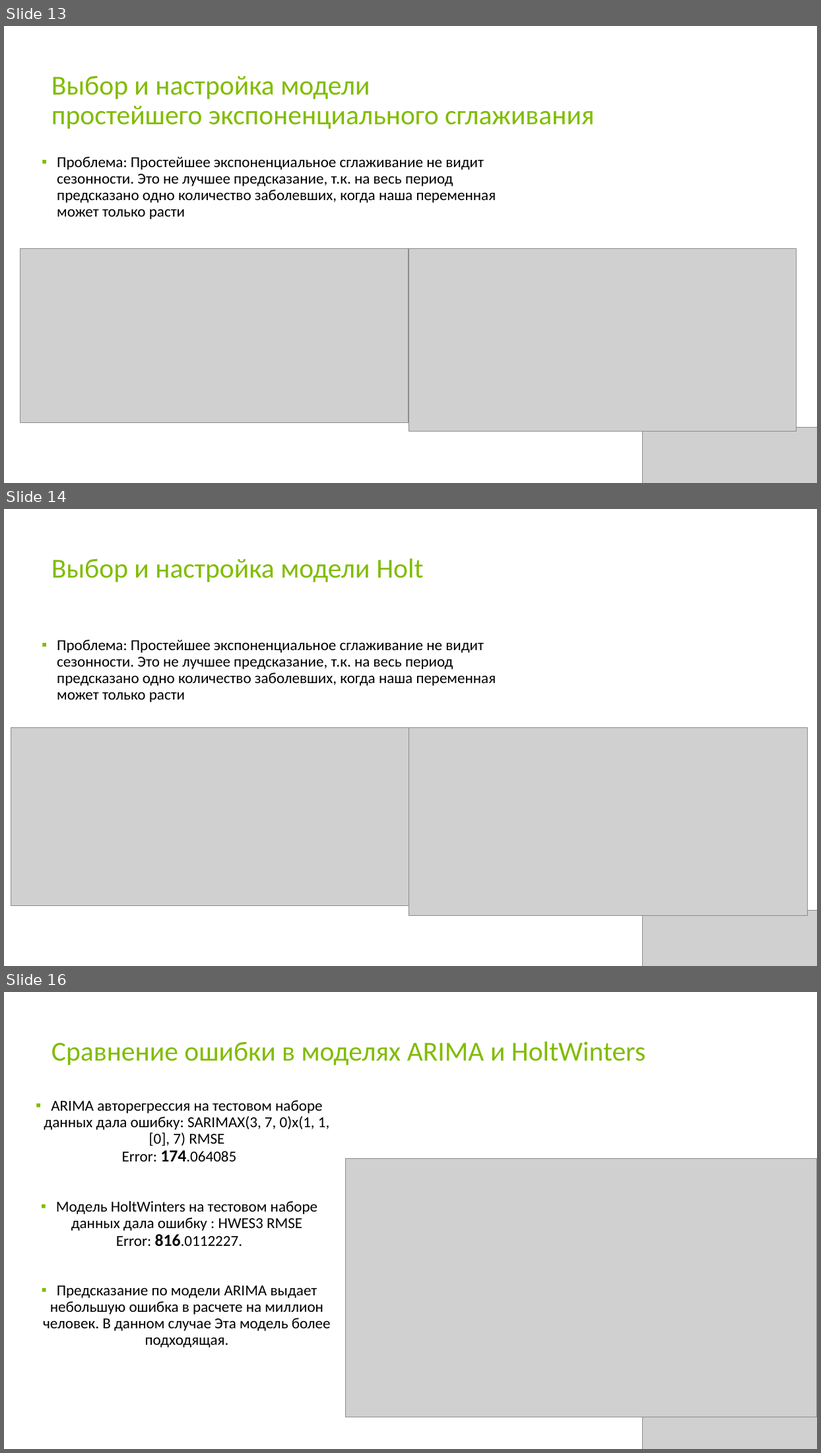
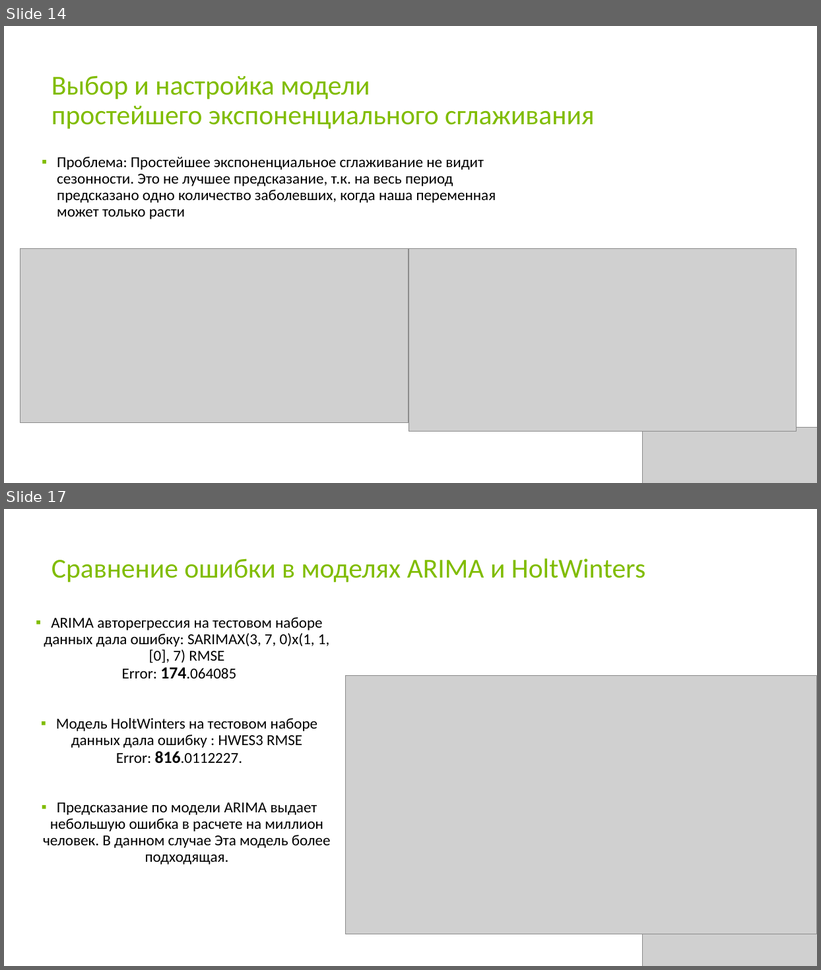
Before and after one commit to KseniyaSilenkova/-Final_examination_Switzerland, a slide deck: Презентация Силенкова Ксения Анатольевна.pptx. Shown one above the other, each under a label of ours: slides 13, 14 and 16 before the commit, slides 14 and 17 after it; the slides between them are not shown. The pictures are 821x1453 and 821x970 pixels, drawn with LibreOffice and Linux fonts; fonts in the diff are those of the drawing; grey boxes stand for pictures. Boxes give left, top, right and bottom in pixels: in the first picture for what was removed or moved away, otherwise in the second. Text is boxed around its words. In the diff, an @@ line names an element or a change of style, - is before the commit and + after.

```diff
--- a/Презентация Силенкова Ксения Анатольевна.pptx
+++ b/Презентация Силенкова Ксения Анатольевна.pptx
@@ slide 14 removed at box(4, 509, 817, 966), background #FFFFFF @@
@@ title removed at box(52, 559, 423, 582) @@
-Выбор и настройка модели Holt
@@ text removed at box(57, 640, 496, 702) @@
-▪ Проблема: Простейшее экспоненциальное сглаживание не видит сезонности. Это не лучшее предсказание, т.к. на весь период предсказано одно количество заболевших, когда наша переменная может только расти
@@ picture removed at box(11, 728, 409, 906) @@
@@ picture removed at box(409, 728, 807, 916) @@
@@ picture removed at box(643, 911, 817, 966) @@
@@ what was slide 13 is now slide 14 @@
@@ what was slide 16 is now slide 17 @@
```
Also in this commit, not shown: 5 slides changed, 2 slides added.
